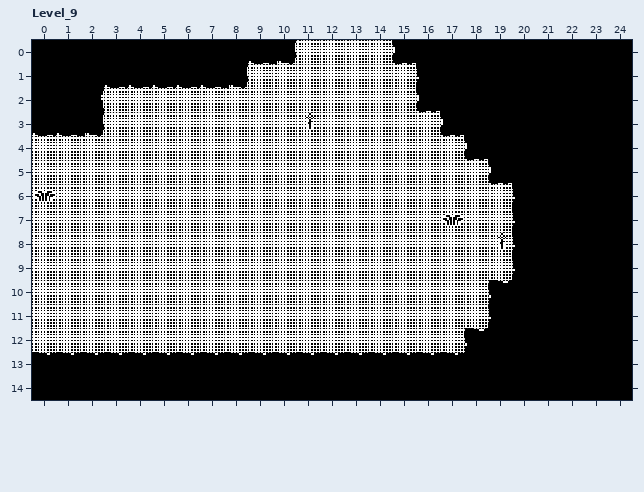
An edit to a level. LDtk project, Starship/source/levels/world_mushroo.ldtk. The first picture shows the starting point.
Cells are 16x16 px. Shown: Level_9 x 0..24, y 0..14. The commit also changed other parts of the map, which this record leaves out.
New version:
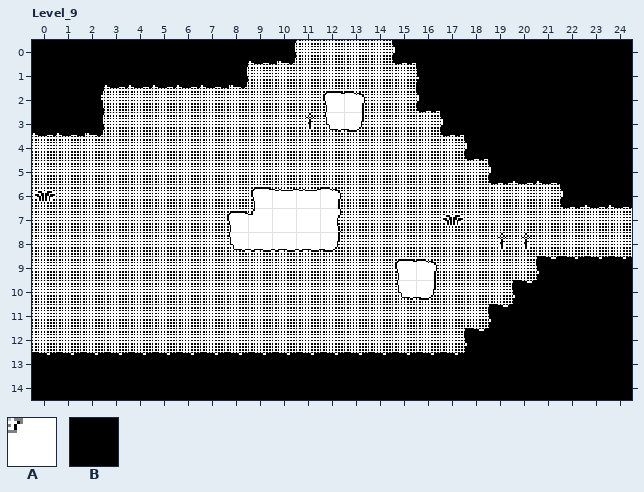
Key: from "Path": A 1; from "Walls": B 1.
_ is an empty cell.
Tiles replaced or removed in this view: B.
What changed:
Changed rows in their new state; . is an unchanged cell.
Layer "Path":
first column x 8:
 2 ....AA...
 3 ....AA...
 6 .AAAA....
 7 AAAAA....
 8 AAAAA....
 9 .......AA
10 .......AA
Layer "Walls":
first column x 19:
 6 .__...
 7 ._____
 8 ._____
 9 ._....
10 _.....
